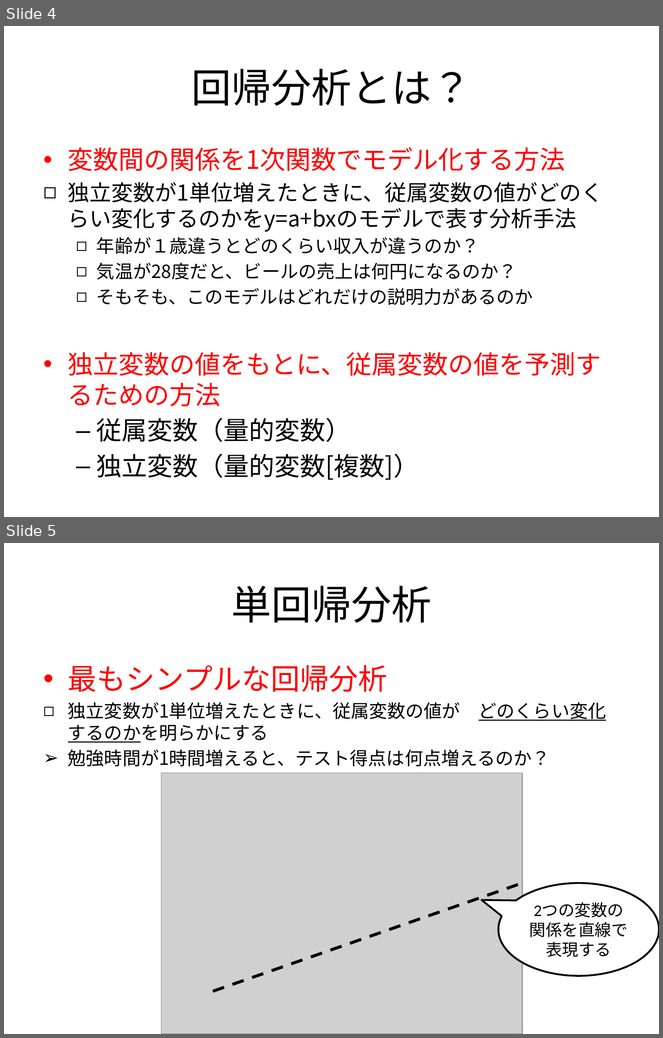
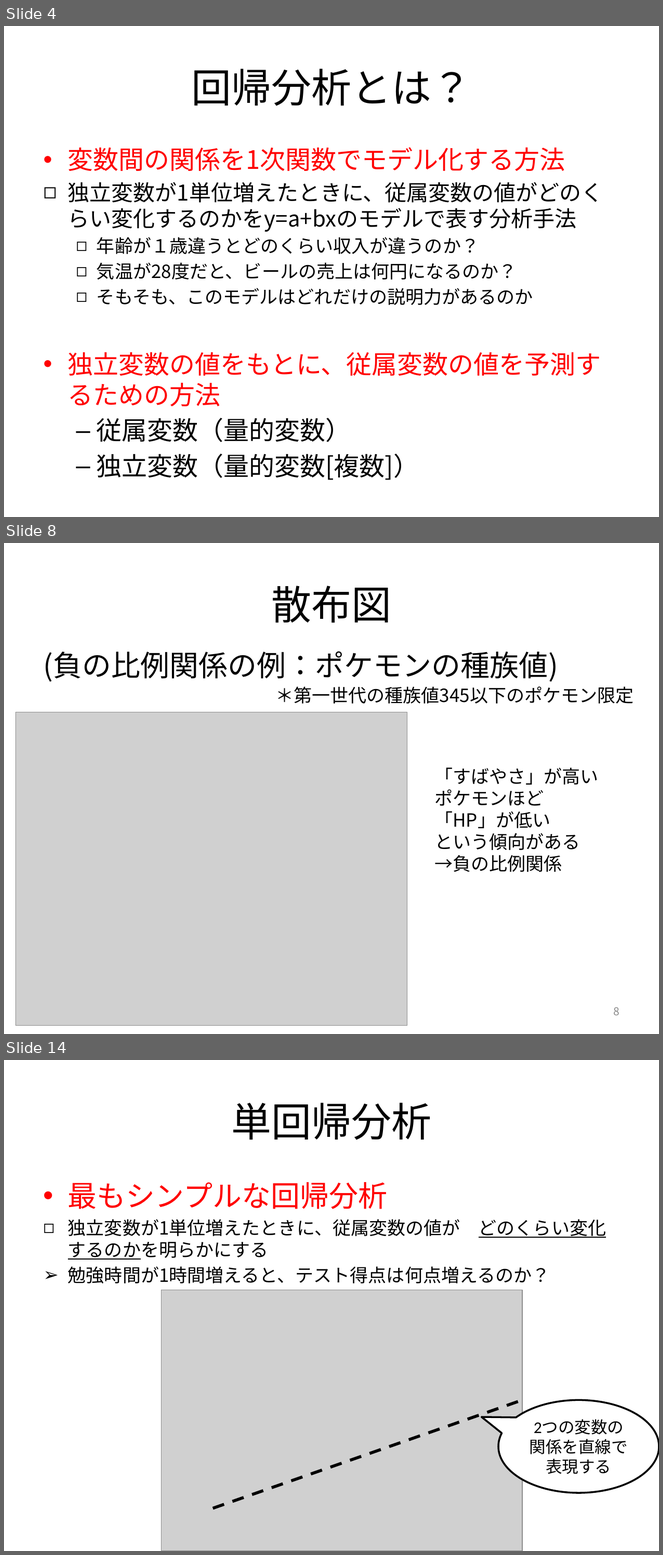
Before and after one commit to MakotoASAOKA/IE2019_15, a slide deck: 15-1.回帰分析.pptx. Shown one above the other, each under a label of ours: slides 4 and 5 before the commit, slides 4, 8 and 14 after it; the slides between them are not shown. The pictures are 663x1038 and 663x1555 pixels, drawn with LibreOffice and Linux fonts; fonts in the diff are those of the drawing; grey boxes stand for pictures. Boxes give left, top, right and bottom in pixels: in the first picture for what was removed or moved away, otherwise in the second. Text is boxed around its words. In the diff, an @@ line names an element or a change of style, - is before the commit and + after.

```diff
--- a/15-1.回帰分析.pptx
+++ b/15-1.回帰分析.pptx
@@ slide 8 added at [4,543,659,1034], background #FFFFFF @@
@@ title added at [271,586,391,623], 44 pt, text #000000 @@
+散布図
@@ text added at [44,651,559,682], 32 pt, text #000000 @@
+(負の比例関係の例：ポケモンの種族値)
@@ text added at [275,687,634,704], 20 pt, text #000000 @@
+＊第一世代の種族値345以下のポケモン限定
@@ picture added at [16,712,408,1026] @@
@@ text added at [435,768,598,872], 20 pt, text #000000 @@
+「すばやさ」が高い
+ポケモンほど
+「HP」が低い
+という傾向がある
+→負の比例関係
@@ page number added at [614,1007,620,1016], 12 pt, text #898989 @@
+8
@@ what was slide 5 is now slide 14 @@
```
Also in this commit, not shown: 1 slide changed, 8 other slides added.
